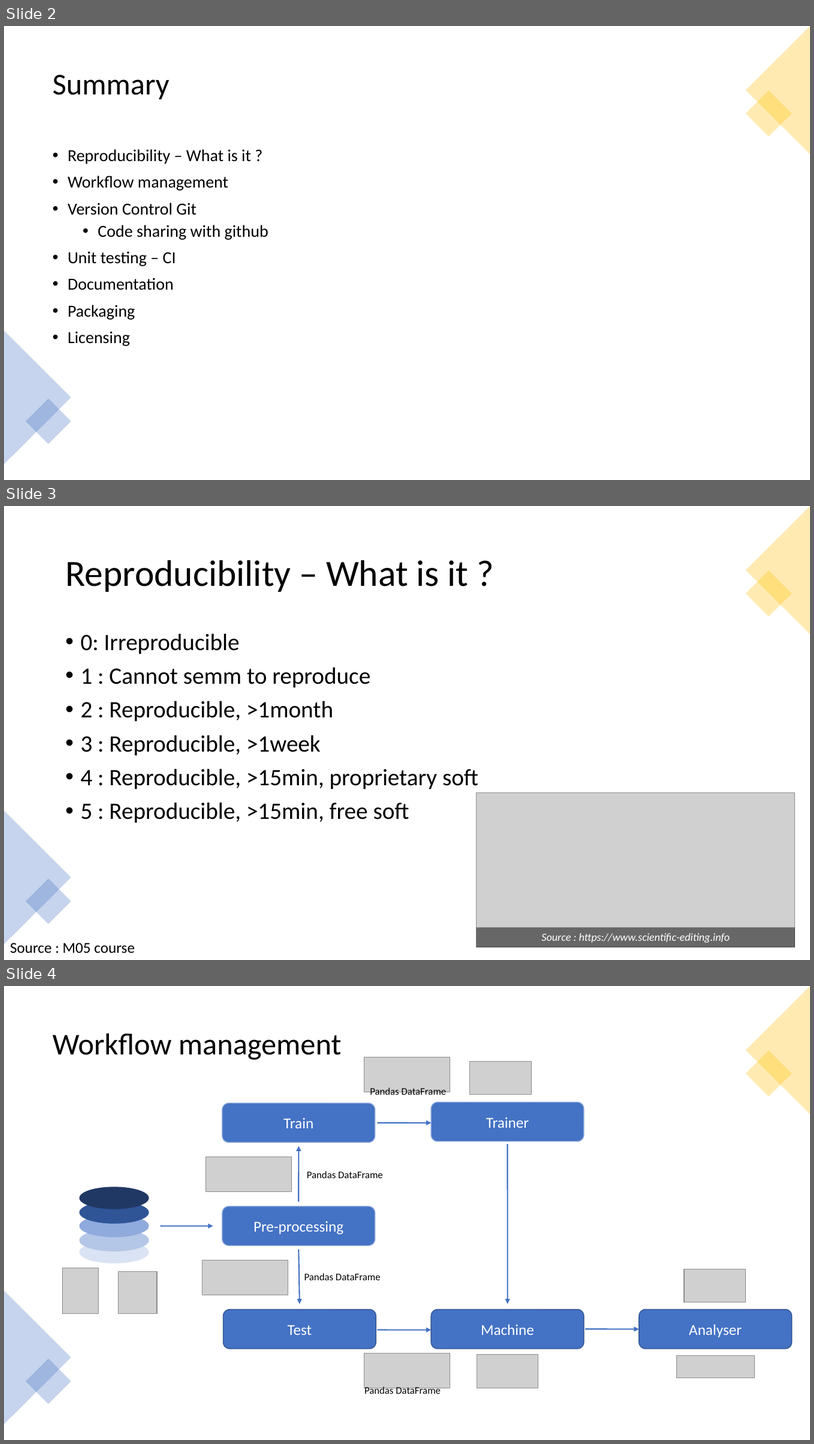
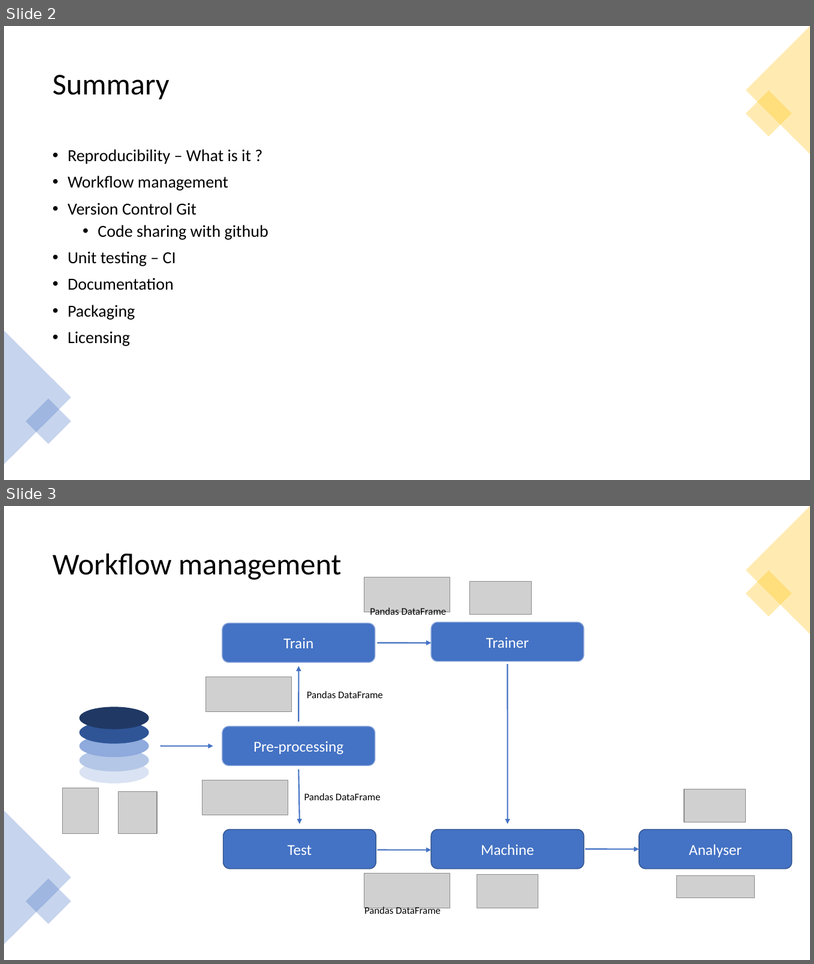
Before and after one commit to Laurasid/M05_Project, a slide deck: pres_full.pptx. Shown one above the other, each under a label of ours: slides 2, 3 and 4 before the commit, slides 2 and 3 after it. The pictures are 814x1444 and 814x964 pixels, drawn with LibreOffice and Linux fonts; fonts in the diff are those of the drawing; grey boxes stand for pictures. Boxes give left, top, right and bottom in pixels: in the first picture for what was removed or moved away, otherwise in the second. Text is boxed around its words. In the diff, an @@ line names an element or a change of style, - is before the commit and + after.

```diff
--- a/pres_full.pptx
+++ b/pres_full.pptx
@@ slide 3 removed at (x1=4, y1=506, x2=810, y2=960), background #FFFFFF @@
@@ triangle removed at (x1=746, y1=506, x2=810, y2=634) @@
@@ text removed at (x1=65, y1=560, x2=469, y2=592) @@
-Reproducibility – What is it ?
@@ rectangle removed at (x1=746, y1=571, x2=792, y2=617) @@
@@ text removed at (x1=81, y1=633, x2=479, y2=823) @@
-• 0: Irreproducible
-• 1 : Cannot semm to reproduce
-• 2 : Reproducible, >1month
-• 3 : Reproducible, >1week
-• 4 : Reproducible, >15min, proprietary soft
-• 5 : Reproducible, >15min, free soft
@@ picture removed at (x1=476, y1=793, x2=795, y2=947) @@
@@ triangle removed at (x1=4, y1=810, x2=71, y2=944) @@
@@ rectangle removed at (x1=26, y1=878, x2=71, y2=924) @@
@@ rectangle removed at (x1=476, y1=927, x2=795, y2=947) @@
-Source : https://www.scientific-editing.info
@@ text removed at (x1=10, y1=942, x2=135, y2=953) @@
-Source : M05 course
@@ what was slide 4 is now slide 3 @@
```
Also in this commit, not shown: 2 slides changed, 1 other file.
